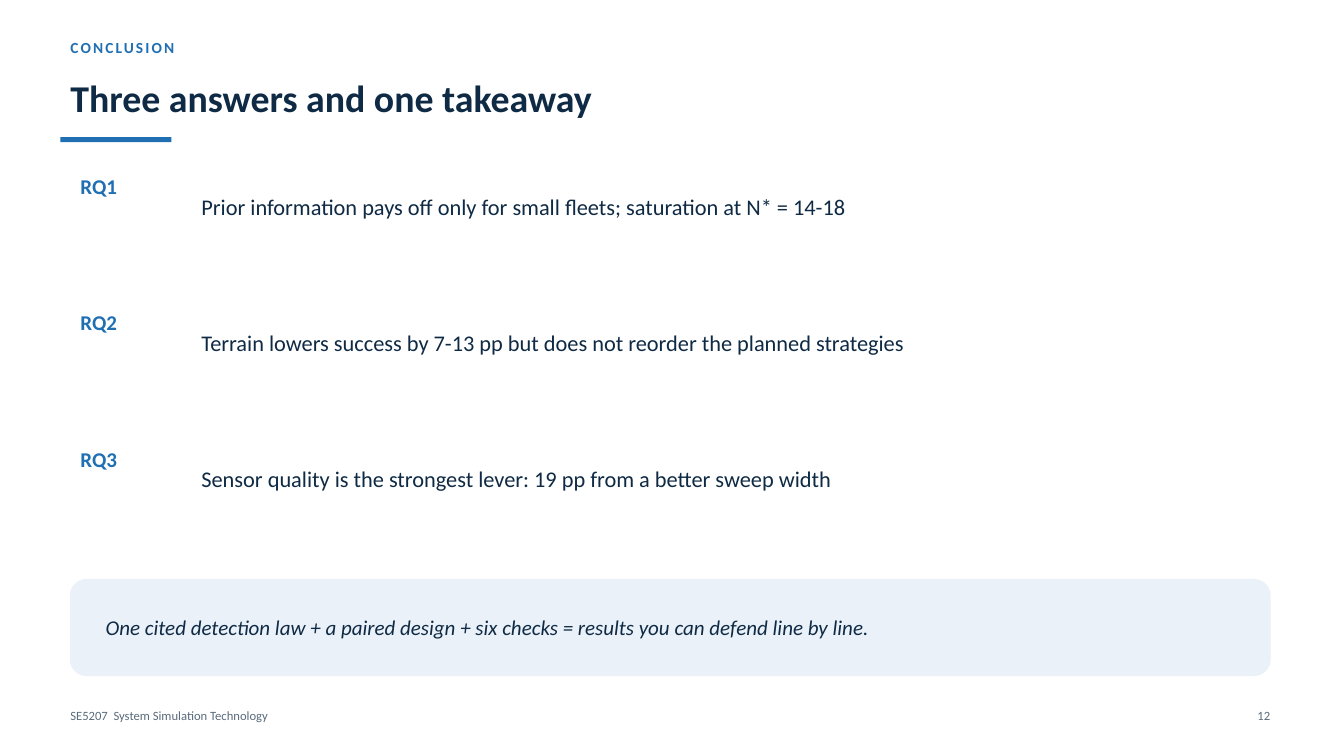
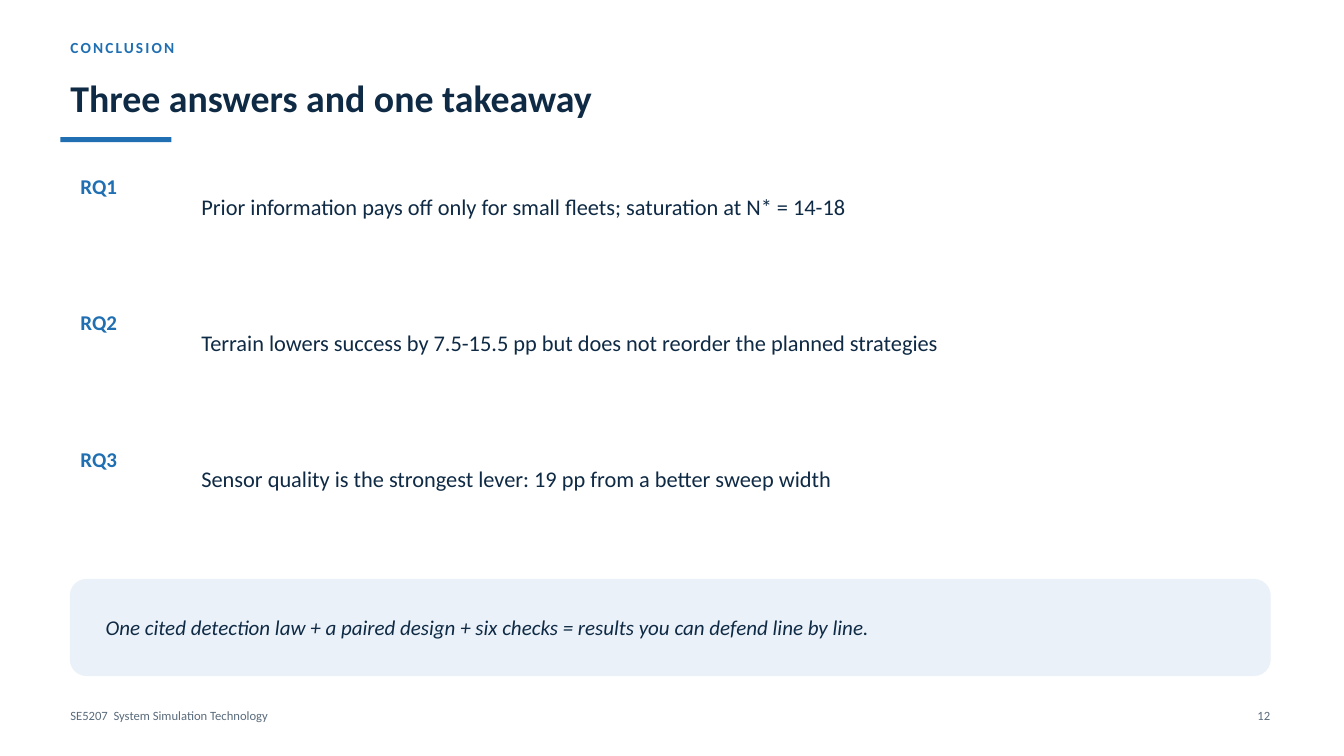
Before and after one commit to sysu-system-simulation/drone-search-and-rescue-simulation, a slide deck: slide 12 of docs/UAV_SAR_Slides.pptx. Drawn at 1344x756 pixels with LibreOffice and Linux fonts; fonts in the diff are those of the drawing. Boxes give left, top, right and bottom in pixels: in the first picture for what was removed or moved away, otherwise in the second. Text is boxed around its words. In the diff, an @@ line names an element or a change of style, - is before the commit and + after.

Commit message:
Fix terrain effect range on the conclusion slide

```diff
--- a/docs/UAV_SAR_Slides.pptx
+++ b/docs/UAV_SAR_Slides.pptx
@@ text at (201, 335, 938, 355): text changed @@
-Terrain lowers success by 7-13 pp but does not reorder the planned strategies
+Terrain lowers success by 7.5-15.5 pp but does not reorder the planned strategies
```
